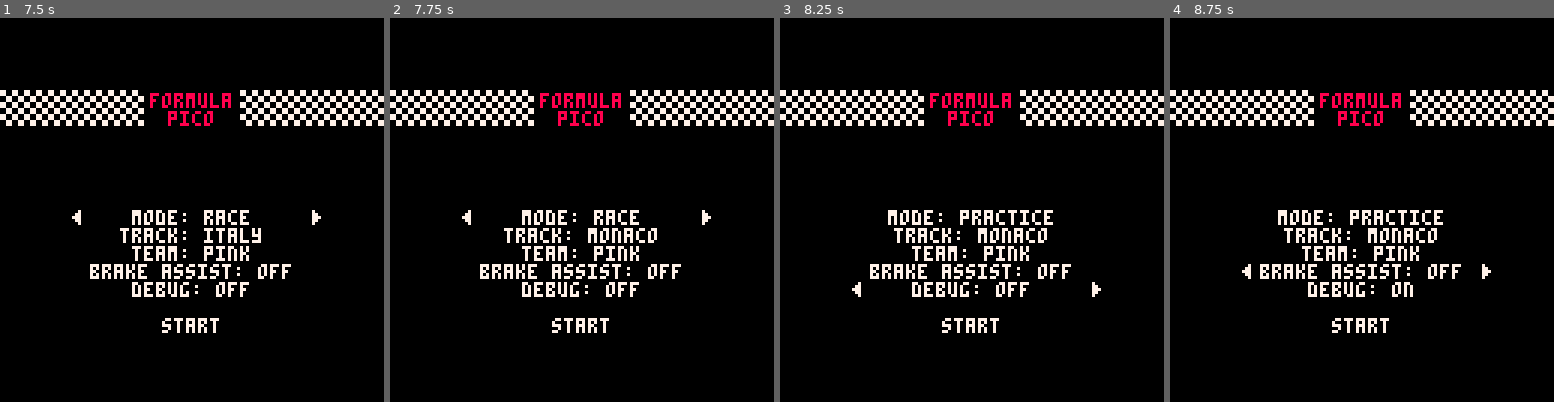
Above: before the commit, frames 1-4 (left to right).
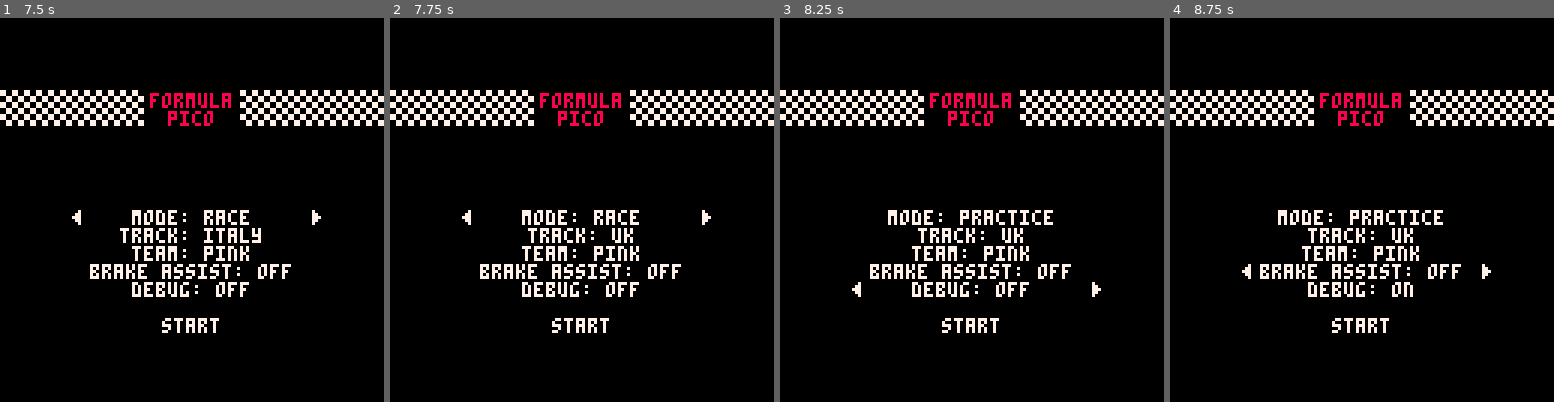
Above: after the commit, the same moments.

Repository: Joeltronics/formula_pico
Game: PICO-8 cartridge formula_pico.p8
Same seed, same stepped clock (60 frames per second), same inputs: the game is played once before the commit and once after it.
Inputs:
- Up to frame 1 (7.5 s): tap O (Z key) at 0.33, 0.7, 1.43, 2.22, 3.1, 3.98, 4.87, 5.75, 6.63 s; tap X (X key) at 1.07, 2.07, 2.4, 2.73, 3.07, 3.4, 3.73, 4.07, 4.4, 4.73, 5.07, 5.4, 5.73, 6.07, 6.4, 6.73, 7.07, 7.4 s; hold Left 1.97-2.37 s; hold Down 2.42-2.82 s; hold Right 2.87-3.53 s; hold Up 3.58-4.08 s; hold Right 4.13-4.53 s; hold Down 4.58-5.08 s; hold Left 5.13-5.8 s; hold Up 5.85-6.18 s; hold Left 6.23-6.63 s; hold Down 6.68-7.08 s; hold Right from 7.13 s (still down)
- Up to frame 2 (7.75 s): keep holding Right; tap O (Z key) at 7.52 s; tap X (X key) at 7.73 s
- Up to frame 3 (8.25 s): release Right at 7.8 s; hold Up from 7.85 s (still down); tap X (X key) at 8.07 s
- Up to frame 4 (8.75 s): release Up at 8.35 s; tap X (X key) at 8.4, 8.73 s; tap O (Z key) at 8.4 s; hold Right from 8.4 s (still down)

Frame 1 is identical in both runs. In frame 2, 0.6% of the frame differs, in the area x 29-70%, y 54-59%; in frame 3, 0.6%; in frame 4, 0.6%.

Commit message:
Add UK & Japan

Diff:
--- a/generated_data.lua
+++ b/generated_data.lua
@@ -31,6 +31,25 @@
 	minimap_offset_y=12,
 	tree_bg=true,
 	sections_compressed="16,0.125;92,0.125;12,0,0.25;16,0,-0.375;32,0,0.125;16,0.125;88,0,0.2;32;32,0.5;12,0,-0.25;12,0,0.25;24;24,0,0.25;24;24,0,0.2;24;24,0,-0.075;16;16;16,-0.75;8,tnl=true;16;16,0.75;16;16,0,-0.125;16,0,0.2;16,0,-0.15;144,-0.25;24,0,0.25;32,0,0.125;60,0,0.125;32,0.125",
+},
+{
+	name="uk",
+	minimap_scale=0.1322479248046875,
+	minimap_step=7,
+	minimap_offset_x=29,
+	minimap_offset_y=15,
+	start_heading=0.125,
+	sections_compressed="16,0.125;72,0.125;8,0.125,0.125;12,0.125,0.09375;8,0.125;24,0.125,-0.1875;40,0.125;16,0.125,0.3125;16,0.125;20,0,-0.40625;12;20,0,-0.0625;16,0,-0.125;60;30;30,-0.25;8,0,-0.125;16,0,-0.125;8,0,-0.125;8;40,0,0.5625;36;48,0,0.15625;64,0.125;16,0.125,0.0625;16,0.0625,0.125;16,0.0625,0.0625;40,0.125;40,0,0.03125;24,-0.125;16,-0.125,-0.09375;8,-0.125;12,0,0.15625;16,0.125;28,-0.125,-0.1875;36,-0.125,0.34375;8,-0.125;8,-0.125,-0.125;104,-0.25;40,0.5;40,0.25,0.34375;40,-0.5,-0.0625;32;16,0,-0.25;16,0,0.25;16;20,0,0.125;8,0,0.125;16",
+},
+{
+	name="japan",
+	minimap_scale=0.1392669677734375,
+	minimap_step=7,
+	minimap_offset_x=1,
+	minimap_offset_y=17,
+	start_heading=0.75,
+	city_bg=true,
+	sections_compressed="16,-0.25;84,-0.25;16,-0.25,0.15625;8,-0.125;24,0,0.375;16,0.125;16,0,-0.1875;8;16,0,0.21875;8;16,0,-0.21875;12;24,0,0.3125;12,0.5;16,0.125,-0.25;8;48,0,-0.1875;20;8,0,0.125;20;14,0,0.25;20;8,tnl=true;8;16,0.25;20,0.125,0.09375;12,0.125;16,0,-0.46875;24;16,0,0.125;24,-0.125,0.09375;8;32,0.125,0.125;16;12,0,-0.125;20,0,-0.125;8;16,0,-0.25;16,0,-0.0625;64,-0.25,-0.078125;80;12,0,-0.09375;12;32,0,-0.078125;24,0.125;8,0,0.25;4;8,0,-0.25;14,-0.125;12,-0.25,0.125;24,-0.25,0.125;8,-0.25",
 },
 {
 	name="monaco",
Not shown, changed: track_data.yaml
